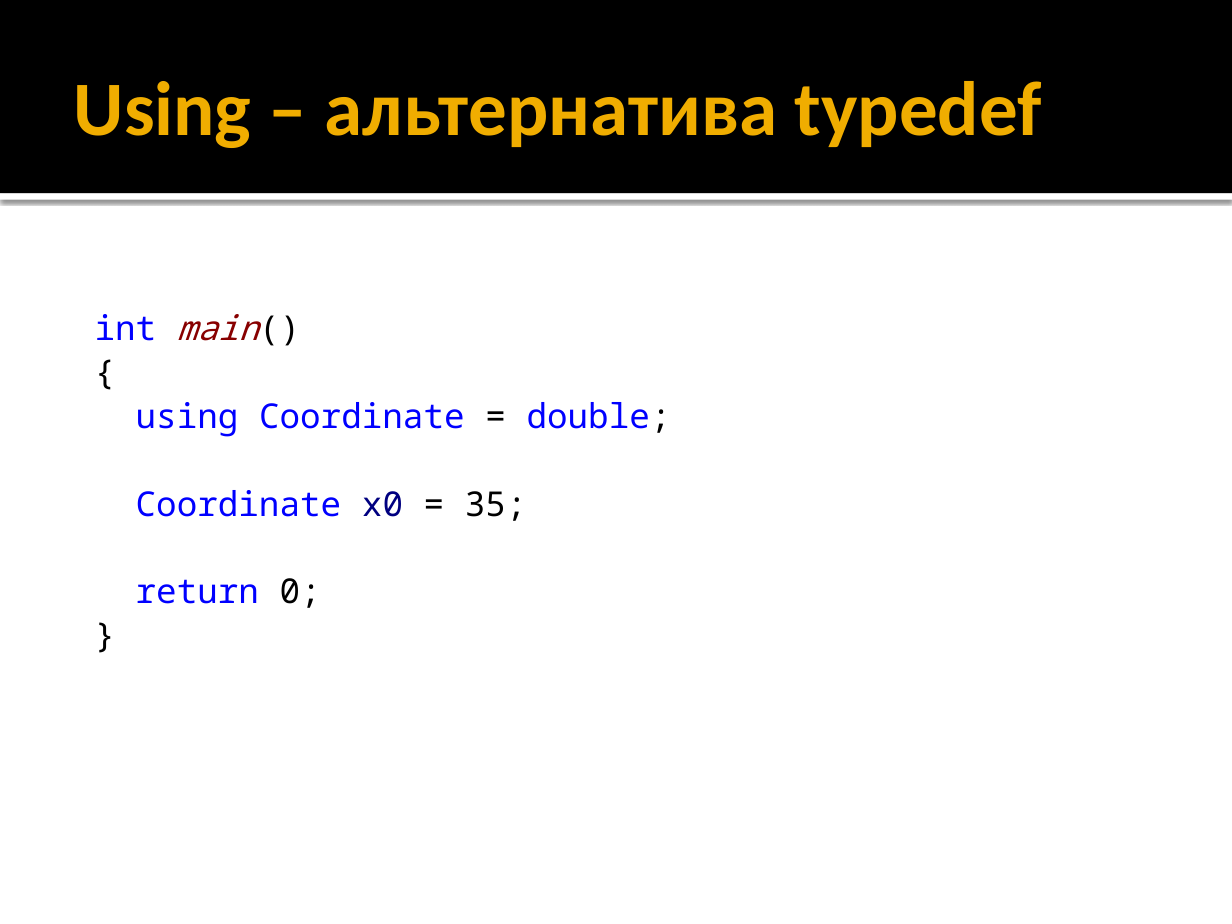
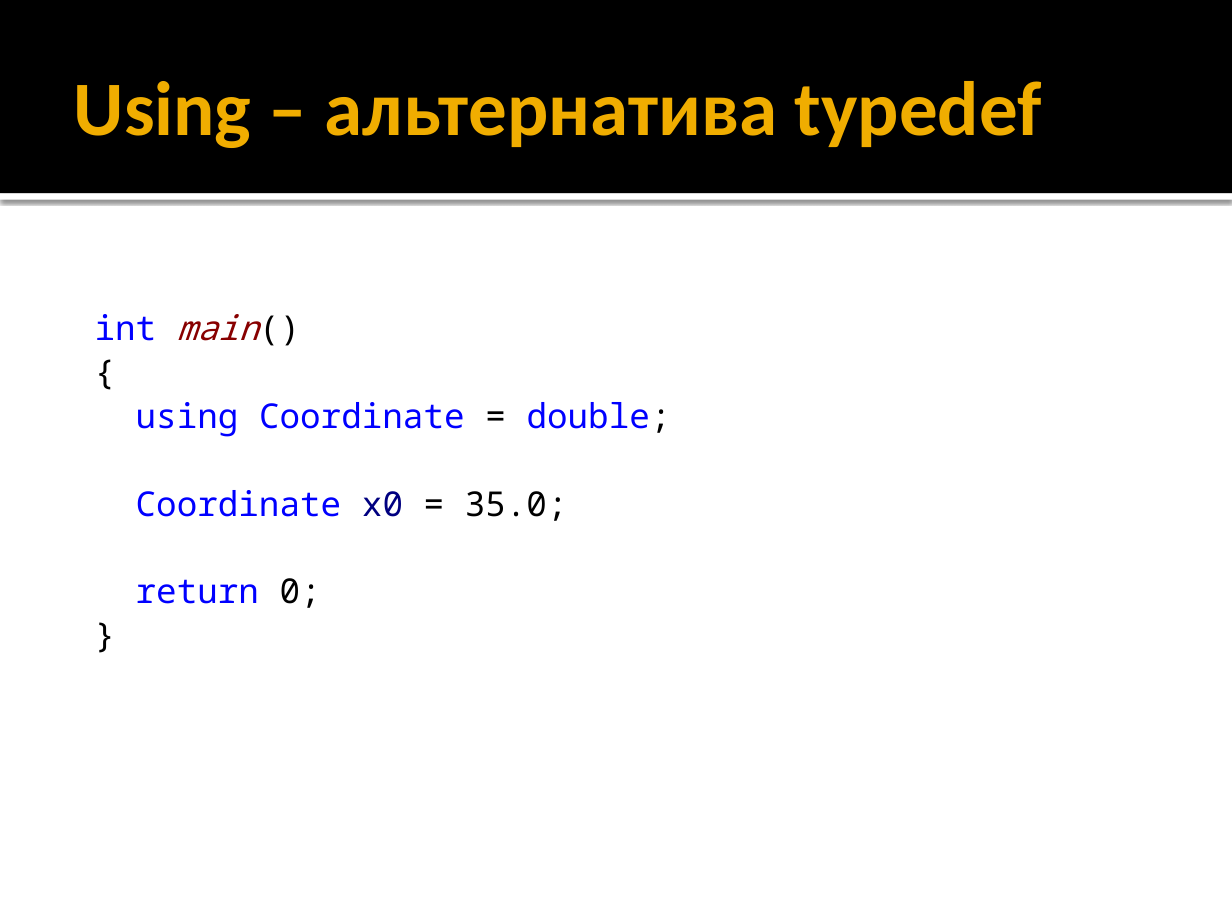
Before and after one commit to alexey-malov/oop, a slide deck: slide 25 of lectures/01/Синтаксис C++.pptx. Drawn at 1232x924 pixels with LibreOffice and Linux fonts; fonts in the diff are those of the drawing. Boxes give left, top, right and bottom in pixels: in the first picture for what was removed or moved away, otherwise in the second. Text is boxed around its words. In the diff, an @@ line names an element or a change of style, - is before the commit and + after.

```diff
--- a/lectures/01/Синтаксис C++.pptx
+++ b/lectures/01/Синтаксис C++.pptx
@@ text at [136,490,568,521]: text changed @@
-Coordinate x0 = 35;
+Coordinate x0 = 35.0;
```
Also in this commit, not shown: 11 other slides changed, 2 slides removed.
